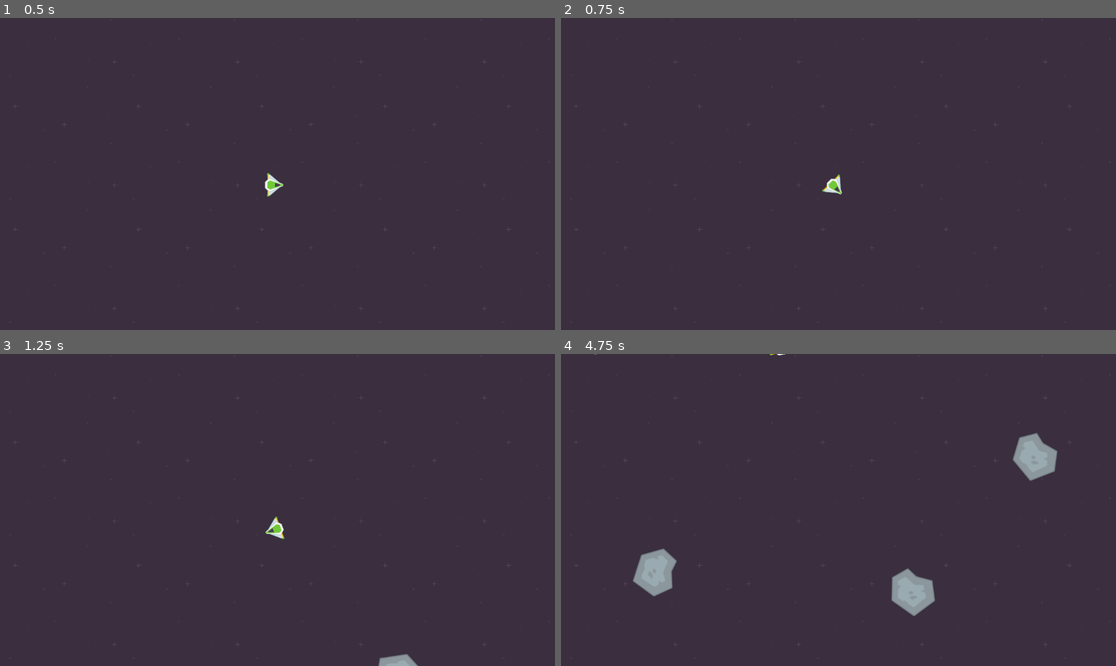
Above: before the commit, frames 1-4 (two rows, left to right).
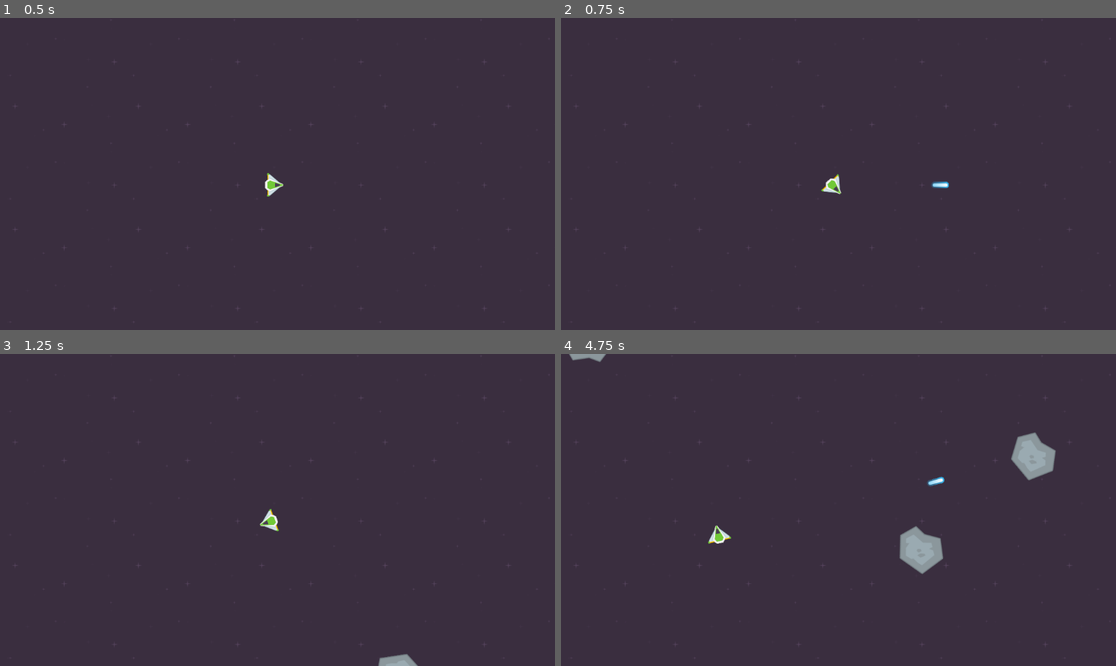
Above: after the commit, the same moments.

Repository: kwakoo-dev/20gc-04-asteroids
Game: Godot game, scene res://scenes/game.tscn
Two runs of this game, one before a commit and one after it. Both use one fixed random seed, a clock stepped at 60 frames per second and the inputs below. Before the commit the project starts from res://game.tscn. Sound files missing from this copy of the repository are replaced by a short silence.
Inputs:
- Up to frame 1 (0.5 s): no input
- Up to frame 2 (0.75 s): tap Enter at 0.5 s; hold D (right) from 0.53 s (still down); hold Space (shoot, bound only after the commit) from 0.53 s (still down)
- Up to frame 3 (1.25 s): keep holding D (right); keep holding Space (shoot, bound only after the commit)
- Up to frame 4 (4.75 s): release D (right) at 1.28 s; release Space (shoot, bound only after the commit) at 1.28 s; hold A (left) 1.28-2.03 s; tap Space (shoot, bound only after the commit) at 1.35, 2.85, 4.35 s; hold D (right) 2.03-2.78 s; hold Space (shoot, bound only after the commit) 2.03-2.78 s; hold W (accelerate) 2.78-3.53 s; hold Space (shoot, bound only after the commit) 3.53-4.28 s; hold A (left) from 3.53 s (still down)

Frame 1 is identical in both runs. In frame 2, 0.2% of the frame differs, in the area x 46-70%, y 49-57%; in frame 3, 0.2%; in frame 4, 3.0%, in the area x 1-90%, y 0-84%.

Commit message:
current progress

Diff:
--- a/asteroid.gd
+++ /dev/null
@@ -1,26 +0,0 @@
-extends RigidBody2D
-class_name Asteroid
-
-@export
-var asteroid_initial_force : int = 10000
-
-var current_direction : Vector2 = Vector2.RIGHT
-var rotation_speed : float = 1000
-
-@onready
-var wrap_margin : float = 64.0
-@onready
-var viewport : Vector2 = get_viewport_rect().size
-
-func start_moving(start_direction : Vector2) -> void:
-	rotation_speed = randf_range(-1, 1)
-	apply_force(start_direction.normalized() * asteroid_initial_force)
-
-func _physics_process(delta: float) -> void:
-	rotate(rotation_speed * delta)
-	var collision : KinematicCollision2D  = move_and_collide(current_direction * delta)
-	wrap_asteroid()
-
-func wrap_asteroid() -> void:
-	position.x = wrapf(position.x, -wrap_margin, viewport.x + wrap_margin)
-	position.y = wrapf(position.y, -wrap_margin, viewport.y + wrap_margin)
--- a/asteroid.tscn
+++ /dev/null
@@ -1,21 +0,0 @@
-[gd_scene load_steps=5 format=3 uid="uid://b2ivcxu82jb4x"]
-
-[ext_resource type="Script" uid="uid://c5aspwul5a5rf" path="res://asteroid.gd" id="1_p0ukn"]
-[ext_resource type="Texture2D" uid="uid://dlxv0g000viee" path="res://meteorGrey_big1.png" id="1_u87q6"]
-
-[sub_resource type="PhysicsMaterial" id="PhysicsMaterial_p0ukn"]
-bounce = 1.0
-
-[sub_resource type="CircleShape2D" id="CircleShape2D_u87q6"]
-radius = 40.7922
-
-[node name="Asteroid" type="RigidBody2D" groups=["asteroids"]]
-physics_material_override = SubResource("PhysicsMaterial_p0ukn")
-gravity_scale = 0.0
-script = ExtResource("1_p0ukn")
-
-[node name="MeteorGreyBig1" type="Sprite2D" parent="."]
-texture = ExtResource("1_u87q6")
-
-[node name="CollisionShape2D" type="CollisionShape2D" parent="."]
-shape = SubResource("CircleShape2D_u87q6")
--- /dev/null
+++ b/default_bus_layout.tres
@@ -0,0 +1,19 @@
+[gd_resource type="AudioBusLayout" load_steps=2 format=3 uid="uid://ca8qh4msvi577"]
+
+[sub_resource type="AudioEffectDistortion" id="AudioEffectDistortion_j3pel"]
+resource_name = "Distortion"
+mode = 3
+pre_gain = 10.96
+keep_hf_hz = 7261.0
+drive = 0.84
+post_gain = -8.07
+
+[resource]
+bus/1/name = &"SFX"
+bus/1/solo = false
+bus/1/mute = false
+bus/1/bypass_fx = false
+bus/1/volume_db = 0.0
+bus/1/send = &"Master"
+bus/1/effect/0/effect = SubResource("AudioEffectDistortion_j3pel")
+bus/1/effect/0/enabled = true
--- a/game.tscn
+++ /dev/null
@@ -1,36 +0,0 @@
-[gd_scene load_steps=5 format=3 uid="uid://ben3elpy1lx6c"]
-
-[ext_resource type="PackedScene" uid="uid://jbr4385ve2fd" path="res://ship.tscn" id="1_80nbo"]
-[ext_resource type="Script" uid="uid://bddramc6psasf" path="res://game.gd" id="1_feb5d"]
-[ext_resource type="Texture2D" uid="uid://b63umytcy83sh" path="res://darkPurple.png" id="2_e2o6t"]
-
-[sub_resource type="Curve2D" id="Curve2D_80nbo"]
-_data = {
-"points": PackedVector2Array(0, 0, 0, 0, -64, -64, 0, 0, 0, 0, 1216, -64, 0, 0, 0, 0, 1216, 704, 0, 0, 0, 0, -64, 704, 0, 0, 0, 0, -64, -64)
-}
-point_count = 5
-
-[node name="Game" type="Node2D"]
-script = ExtResource("1_feb5d")
-
-[node name="DarkPurple" type="Sprite2D" parent="."]
-texture_filter = 1
-texture_repeat = 2
-position = Vector2(592, 376)
-texture = ExtResource("2_e2o6t")
-region_enabled = true
-region_rect = Rect2(0, 0, 2000, 1000)
-
-[node name="Ship" parent="." instance=ExtResource("1_80nbo")]
-position = Vector2(563, 347)
-
-[node name="AsteroidSpawnPath" type="Path2D" parent="."]
-curve = SubResource("Curve2D_80nbo")
-
-[node name="SpawnPoint" type="PathFollow2D" parent="AsteroidSpawnPath"]
-position = Vector2(-64, -64)
-
-[node name="SpawnTimer" type="Timer" parent="."]
-autostart = true
-
-[connection signal="timeout" from="SpawnTimer" to="." method="_on_spawn_timer_timeout"]
--- a/project.godot
+++ b/project.godot
@@ -13,11 +13,12 @@
 config/name="04_Asteroids"
 run/main_scene="uid://ben3elpy1lx6c"
 config/features=PackedStringArray("4.4", "Forward Plus")
-config/icon="res://icon.svg"
+config/icon="res://gfx/icon.svg"
 
 [global_group]
 
 asteroids=""
+bullets=""
 
 [input]
 
@@ -35,8 +36,19 @@
 }
 accelerate={
 "deadzone": 0.2,
-"events": [Object(InputEventKey,"resource_local_to_scene":fa …(140 unchanged characters)… d":false,"keycode":0,"physical_keycode":32,"key_label":0,"unicode":32,"location":0,"echo":false,"script":null)
-, Object(InputEventKey,"resource_local_to_scene":false,"resource_name":"","device":-1,"window_id":0,"alt_pressed":false,"shift_pressed":false,"ctrl_pressed":false,"meta_pressed":false,"pressed":false,"keycode":0,"physical_keycode":87,"key_label":0,"unicode":119,"location":0,"echo":false,"script":null)
+"events": [Object(InputEventKey,"resource_local_to_scene":fa …(140 unchanged characters)… d":false,"keycode":0,"physical_keycode":87,"key_label":0,"unicode":119,"location":0,"echo":false,"script":null)
 , Object(InputEventKey,"resource_local_to_scene":false,"resource_name":"","device":-1,"window_id":0,"alt_pressed":false …(186 unchanged characters)…
 ]
 }
+shoot={
+"deadzone": 0.2,
+"events": [Object(InputEventKey,"resource_local_to_scene":false,"resource_name":"","device":-1,"window_id":0,"alt_pressed":false,"shift_pressed":false,"ctrl_pressed":false,"meta_pressed":false,"pressed":false,"keycode":0,"physical_keycode":32,"key_label":0,"unicode":32,"location":0,"echo":false,"script":null)
+]
+}
+
+[layer_names]
+
+2d_physics/layer_1="ships"
+2d_physics/layer_2="asteroids"
+2d_physics/layer_3="ally_bullets"
+2d_physics/layer_4="enemy_bullets"
--- /dev/null
+++ b/scenes/asteroid.tscn
@@ -0,0 +1,31 @@
+[gd_scene load_steps=6 format=3 uid="uid://b2ivcxu82jb4x"]
+
+[ext_resource type="Script" uid="uid://c5aspwul5a5rf" path="res://scripts/asteroid.gd" id="1_6mo6b"]
+[ext_resource type="Texture2D" uid="uid://dlxv0g000viee" path="res://gfx/meteorGrey_big1.png" id="2_t4se3"]
+[ext_resource type="AudioStream" uid="uid://cvvkxnkt1q40h" path="res://sfx/Boom74.wav" id="3_t4se3"]
+
+[sub_resource type="PhysicsMaterial" id="PhysicsMaterial_p0ukn"]
+bounce = 1.0
+
+[sub_resource type="CircleShape2D" id="CircleShape2D_u87q6"]
+radius = 40.7922
+
+[node name="Asteroid" type="RigidBody2D" groups=["asteroids"]]
+collision_layer = 2
+collision_mask = 7
+physics_material_override = SubResource("PhysicsMaterial_p0ukn")
+gravity_scale = 0.0
+contact_monitor = true
+max_contacts_reported = 100
+script = ExtResource("1_6mo6b")
+
+[node name="MeteorGreyBig1" type="Sprite2D" parent="."]
+texture = ExtResource("2_t4se3")
+
+[node name="CollisionShape2D" type="CollisionShape2D" parent="."]
+shape = SubResource("CircleShape2D_u87q6")
+
+[node name="ExplosionSound" type="AudioStreamPlayer" parent="."]
+stream = ExtResource("3_t4se3")
+
+[connection signal="body_entered" from="." to="." method="_on_body_entered"]
--- /dev/null
+++ b/scenes/game.tscn
@@ -0,0 +1,38 @@
+[gd_scene load_steps=6 format=3 uid="uid://ben3elpy1lx6c"]
+
+[ext_resource type="PackedScene" uid="uid://jbr4385ve2fd" path="res://scenes/ship.tscn" id="1_80nbo"]
+[ext_resource type="Script" uid="uid://bddramc6psasf" path="res://scripts/game.gd" id="1_feb5d"]
+[ext_resource type="Texture2D" uid="uid://b63umytcy83sh" path="res://gfx/darkPurple.png" id="2_e2o6t"]
+[ext_resource type="PackedScene" uid="uid://b2ivcxu82jb4x" path="res://scenes/asteroid.tscn" id="2_lbhrr"]
+
+[sub_resource type="Curve2D" id="Curve2D_80nbo"]
+_data = {
+"points": PackedVector2Array(0, 0, 0, 0, -64, -64, 0, 0, 0, 0, 1216, -64, 0, 0, 0, 0, 1216, 704, 0, 0, 0, 0, -64, 704, 0, 0, 0, 0, -64, -64)
+}
+point_count = 5
+
+[node name="Game" type="Node2D"]
+script = ExtResource("1_feb5d")
+asteroid_scene = ExtResource("2_lbhrr")
+
+[node name="DarkPurple" type="Sprite2D" parent="."]
+texture_filter = 1
+texture_repeat = 2
+position = Vector2(592, 376)
+texture = ExtResource("2_e2o6t")
+region_enabled = true
+region_rect = Rect2(0, 0, 2000, 1000)
+
+[node name="Ship" parent="." instance=ExtResource("1_80nbo")]
+position = Vector2(563, 347)
+
+[node name="AsteroidSpawnPath" type="Path2D" parent="."]
+curve = SubResource("Curve2D_80nbo")
+
+[node name="SpawnPoint" type="PathFollow2D" parent="AsteroidSpawnPath"]
+position = Vector2(-64, -64)
+
+[node name="SpawnTimer" type="Timer" parent="."]
+autostart = true
+
+[connection signal="timeout" from="SpawnTimer" to="." method="_on_spawn_timer_timeout"]
--- /dev/null
+++ b/scenes/laser.tscn
@@ -0,0 +1,25 @@
+[gd_scene load_steps=4 format=3 uid="uid://c4lq005nv5j8j"]
+
+[ext_resource type="Script" uid="uid://bnekg6duhxsmj" path="res://scripts/laser.gd" id="1_a7dhc"]
+[ext_resource type="Texture2D" uid="uid://dismffrr1kxvs" path="res://gfx/laserBlue06.png" id="1_xmihv"]
+
+[sub_resource type="RectangleShape2D" id="RectangleShape2D_a7dhc"]
+size = Vector2(32, 16)
+
+[node name="Laser" type="Area2D" groups=["bullets"]]
+collision_layer = 4
+collision_mask = 2
+script = ExtResource("1_a7dhc")
+
+[node name="Sprite2D" type="Sprite2D" parent="."]
+rotation = 1.5708
+texture = ExtResource("1_xmihv")
+
+[node name="CollisionShape2D" type="CollisionShape2D" parent="."]
+shape = SubResource("RectangleShape2D_a7dhc")
+
+[node name="VisibleOnScreenNotifier2D" type="VisibleOnScreenNotifier2D" parent="."]
+
+[connection signal="area_entered" from="." to="." method="_on_area_entered"]
+[connection signal="body_entered" from="." to="." method="_on_body_entered"]
+[connection signal="screen_exited" from="VisibleOnScreenNotifier2D" to="." method="_on_visible_on_screen_notifier_2d_screen_exited"]
--- /dev/null
+++ b/scenes/ship.tscn
@@ -0,0 +1,34 @@
+[gd_scene load_steps=6 format=3 uid="uid://jbr4385ve2fd"]
+
+[ext_resource type="Script" uid="uid://dimbuuyw3r3x6" path="res://scripts/ship.gd" id="1_4cq66"]
+[ext_resource type="Texture2D" uid="uid://cdr6sln4fnekw" path="res://gfx/playerShip3_green.png" id="1_l3rv8"]
+[ext_resource type="PackedScene" uid="uid://c4lq005nv5j8j" path="res://scenes/laser.tscn" id="2_4tobq"]
+[ext_resource type="AudioStream" uid="uid://ckuxhgcarmys7" path="res://sfx/Shoot44.wav" id="4_tfsc7"]
+
+[sub_resource type="CircleShape2D" id="CircleShape2D_4cq66"]
+radius = 13.9284
+
+[node name="Ship" type="CharacterBody2D"]
+motion_mode = 1
+script = ExtResource("1_4cq66")
+laser_scene = ExtResource("2_4tobq")
+
+[node name="ShiipSprite" type="Sprite2D" parent="."]
+position = Vector2(6, 0)
+rotation = 1.5708
+scale = Vector2(0.5, 0.5)
+texture = ExtResource("1_l3rv8")
+
+[node name="CollisionShape2D" type="CollisionShape2D" parent="."]
+position = Vector2(1, 0)
+shape = SubResource("CircleShape2D_4cq66")
+
+[node name="VisibleOnScreenNotifier2D" type="VisibleOnScreenNotifier2D" parent="."]
+position = Vector2(1, 0)
+
+[node name="Shooter" type="Marker2D" parent="."]
+position = Vector2(24, 0)
+
+[node name="ShootSound" type="AudioStreamPlayer" parent="."]
+stream = ExtResource("4_tfsc7")
+bus = &"SFX"
--- /dev/null
+++ b/scripts/asteroid.gd
@@ -0,0 +1,44 @@
+extends RigidBody2D
+class_name Asteroid
+
+@export
+var asteroid_initial_force : int = 10000
+
+signal asteroid_destroyed(last_rotation : float)
+
+var current_direction : Vector2 = Vector2.RIGHT
+var rotation_speed : float = 1000
+
+@onready
+var wrap_margin : float = 32.0
+@onready
+var viewport : Vector2 = get_viewport_rect().size
+
+var alive = true
+
+func start_moving(start_direction : Vector2) -> void:
+	rotation_speed = randf_range(-1, 1)
+	apply_force(start_direction.normalized() * asteroid_initial_force)
+
+func _physics_process(delta: float) -> void:
+	rotate(rotation_speed * delta)
+	var collision : KinematicCollision2D  = move_and_collide(current_direction * delta)
+
+func _integrate_forces(state: PhysicsDirectBodyState2D) -> void:
+	wrap_asteroid(state)
+
+func wrap_asteroid(state: PhysicsDirectBodyState2D) -> void:
+	var updated_transform = state.get_transform()
+	updated_transform.origin.x = wrapf(position.x, -wrap_margin, viewport.x + wrap_margin)
+	updated_transform.origin.y = wrapf(position.y, -wrap_margin, viewport.y + wrap_margin)
+	state.set_transform(updated_transform)
+
+func explode() -> void:
+	if !alive:
+		return
+	alive = false
+	$CollisionShape2D.disabled = true
+	$ExplosionSound.play()
+	await $ExplosionSound.finished
+	asteroid_destroyed.emit(rotation)
+	queue_free()
--- a/game.gd
+++ b/scripts/game.gd
@@ -1,6 +1,7 @@
 extends Node2D
 
-var asteroid_scene : PackedScene = preload("res://asteroid.tscn")
+@export
+var asteroid_scene : PackedScene
 
 @onready
 var spawn_point = $AsteroidSpawnPath/SpawnPoint
--- /dev/null
+++ b/scripts/laser.gd
@@ -0,0 +1,20 @@
+extends Area2D
+class_name Laser
+
+var speed = 1000
+
+func _physics_process(delta: float) -> void:
+	position += transform.x * speed * delta
+
+
+func _on_visible_on_screen_notifier_2d_screen_exited() -> void:
+	destroy()
+
+func destroy() -> void:
+	queue_free()
+
+
+func _on_body_entered(body: Node2D) -> void:
+	if body.is_in_group("asteroids"):
+		body.explode()
+	queue_free()
--- a/ship.gd
+++ b/scripts/ship.gd
@@ -1,25 +1,38 @@
 extends CharacterBody2D
+
+@export
+var laser_scene : PackedScene
 
 var thrust_direction : Vector2 = Vector2.RIGHT
 var rotation_speed : float = 4.0
-var thrust_power : float = 100.0
+var thrust_power : float = 200.0
+var max_speed : float = 500
 
 @onready
 var wrap_margin : float = ($ShiipSprite.get_rect().size.x + $ShiipSprite.get_rect().size.y) / 4.0
 @onready
 var viewport : Vector2 = get_viewport_rect().size
 
+
 func _physics_process(delta: float) -> void:
 	var rotation_input : float = Input.get_axis("left", "right")
 	thrust_direction = thrust_direction.rotated(rotation_input * delta * rotation_speed)
 	rotation = thrust_direction.angle()
 	if Input.is_action_pressed("accelerate"):
-		velocity += thrust_power * thrust_direction * delta
+		velocity = (velocity + thrust_power * thrust_direction * delta).limit_length(max_speed)
 	var collision : KinematicCollision2D = move_and_collide(velocity * delta)
 	if collision:
 		velocity = velocity.bounce(collision.get_normal()) * 0.5
 	wrap_ship()
 
+func _input(event: InputEvent) -> void:
+	if event.is_action_pressed("shoot"):
+		var laser : Laser = laser_scene.instantiate()
+		laser.global_position =  $Shooter.global_position
+		laser.global_rotation = $Shooter.global_rotation
+		get_tree().root.add_child(laser)
+		$ShootSound.play()
+
 func wrap_ship() -> void:
 	position.x = wrapf(position.x, -wrap_margin, viewport.x + wrap_margin)
 	position.y = wrapf(position.y, -wrap_margin, viewport.y + wrap_margin)
--- a/ship.tscn
+++ /dev/null
@@ -1,24 +0,0 @@
-[gd_scene load_steps=4 format=3 uid="uid://jbr4385ve2fd"]
-
-[ext_resource type="Script" uid="uid://dimbuuyw3r3x6" path="res://ship.gd" id="1_4cq66"]
-[ext_resource type="Texture2D" uid="uid://cdr6sln4fnekw" path="res://playerShip3_green.png" id="1_l3rv8"]
-
-[sub_resource type="CircleShape2D" id="CircleShape2D_4cq66"]
-radius = 13.9284
-
-[node name="Ship" type="CharacterBody2D"]
-motion_mode = 1
-script = ExtResource("1_4cq66")
-
-[node name="ShiipSprite" type="Sprite2D" parent="."]
-position = Vector2(6, 0)
-rotation = 1.5708
-scale = Vector2(0.5, 0.5)
-texture = ExtResource("1_l3rv8")
-
-[node name="CollisionShape2D" type="CollisionShape2D" parent="."]
-position = Vector2(1, 0)
-shape = SubResource("CircleShape2D_4cq66")
-
-[node name="VisibleOnScreenNotifier2D" type="VisibleOnScreenNotifier2D" parent="."]
-position = Vector2(1, 0)
Renamed: darkPurple.png -> gfx/darkPurple.png
Not shown, changed: gfx/darkPurple.png.import
Renamed: icon.svg -> gfx/icon.svg
Not shown, changed: gfx/icon.svg.import
Binary file added: gfx/laserBlue06.png
Not shown, changed: gfx/laserBlue06.png.import
Renamed: meteorGrey_big1.png -> gfx/meteorGrey_big1.png
Not shown, added: gfx/meteorGrey_big1.png.import
Renamed: playerShip3_green.png -> gfx/playerShip3_green.png
Not shown, changed: gfx/playerShip3_green.png.import
Renamed: asteroid.gd.uid -> scripts/asteroid.gd.uid
Renamed: game.gd.uid -> scripts/game.gd.uid
(and 7 more such lines)
